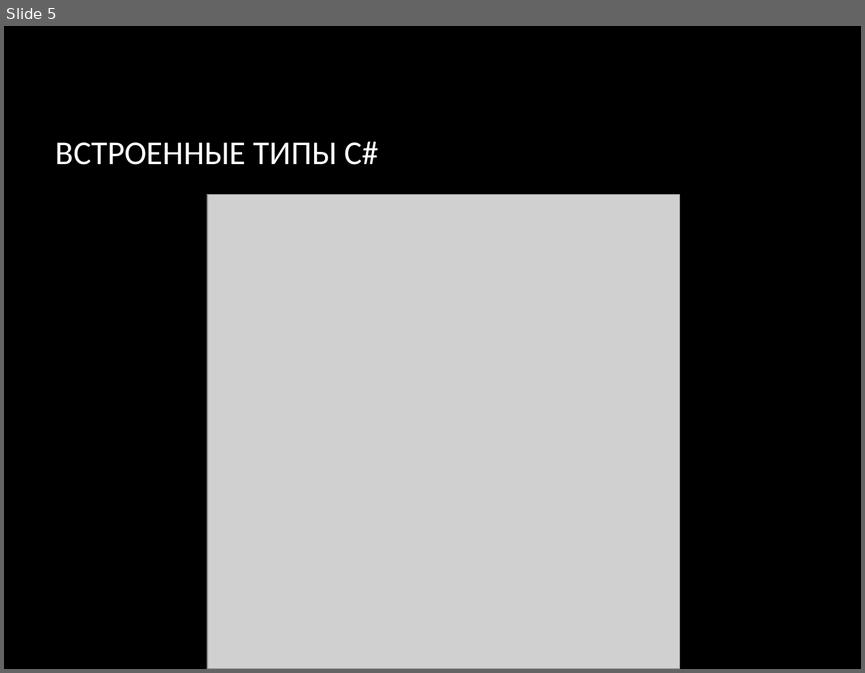
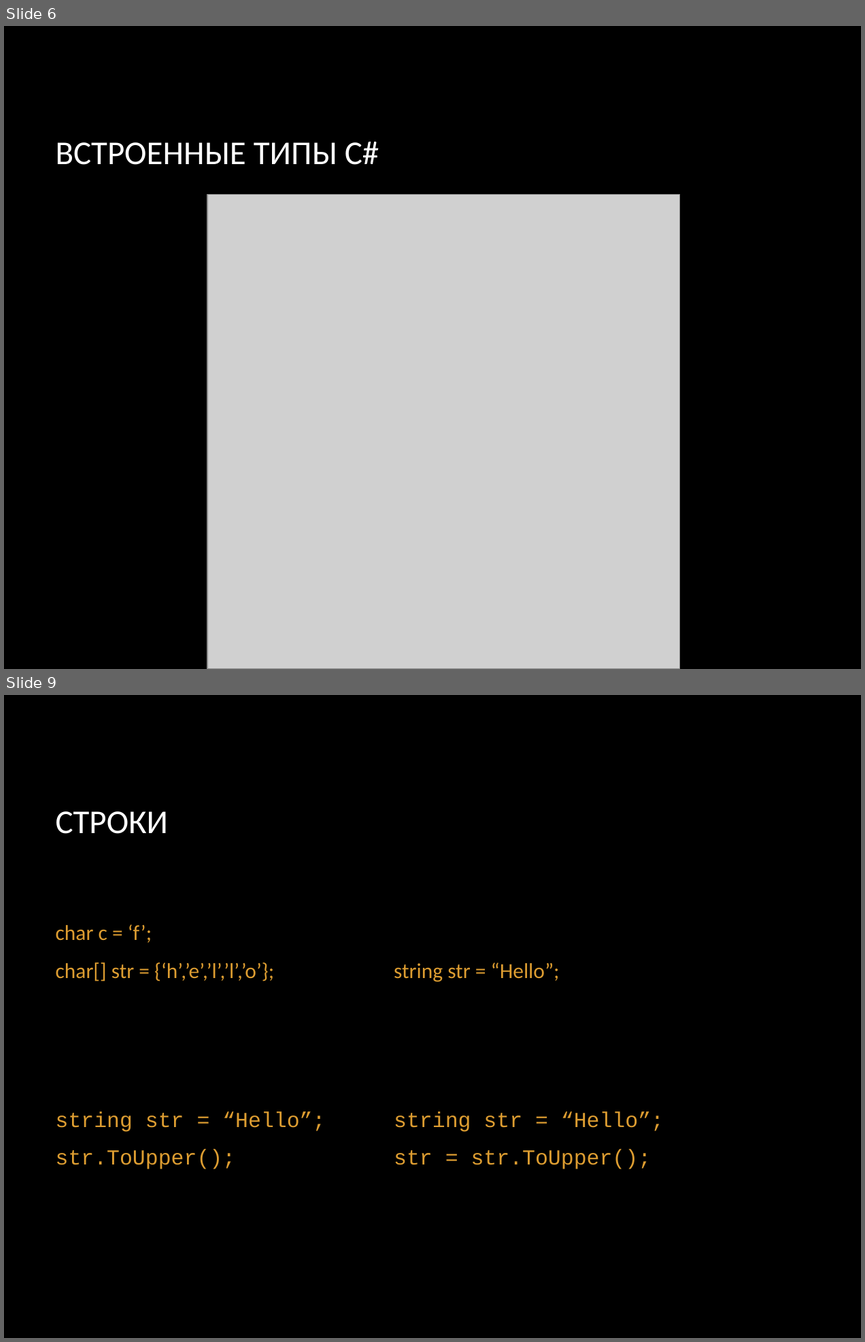
Before and after one commit to SunJohnson/Study, a slide deck: College/OP_09/2022-2/lectures/Лекция 2 Основы C#.pptx. Shown one above the other, each under a label of ours: slide 5 before the commit, slides 6 and 9 after it; the slides between them are not shown. The pictures are 865x673 and 865x1342 pixels, drawn with LibreOffice and Linux fonts; fonts in the diff are those of the drawing; grey boxes stand for pictures; background and template pictures are left out. Boxes give left, top, right and bottom in pixels: in the first picture for what was removed or moved away, otherwise in the second. Text is boxed around its words. In the diff, an @@ line names an element or a change of style, - is before the commit and + after.

```diff
--- a/College/OP_09/2022-2/lectures/Лекция 2 Основы C#.pptx
+++ b/College/OP_09/2022-2/lectures/Лекция 2 Основы C#.pptx
@@ slide 9 added at [4, 695, 861, 1338], background picture (left out) @@
@@ title added at [56, 811, 169, 834], 28 pt, text #FFFFFF @@
+СТРОКИ
@@ text added at [56, 924, 274, 981], 18 pt, text #DD9D31 @@
+char c = ‘f’;
+char[] str = {‘h’,’e’,’l’,’l’,’o’};
@@ text added at [394, 962, 560, 982], 18 pt, text #DD9D31 @@
+string str = “Hello”;
@@ text added at [56, 1111, 325, 1169], 18 pt, text #DD9D31 @@
+string str = “Hello”;
+str.ToUpper();
@@ text added at [394, 1111, 664, 1169], 18 pt, text #DD9D31 @@
+string str = “Hello”;
+str = str.ToUpper();
@@ what was slide 5 is now slide 6 @@
```
Also in this commit, not shown: 8 slides changed, 12 other slides added, 6 slides removed.
